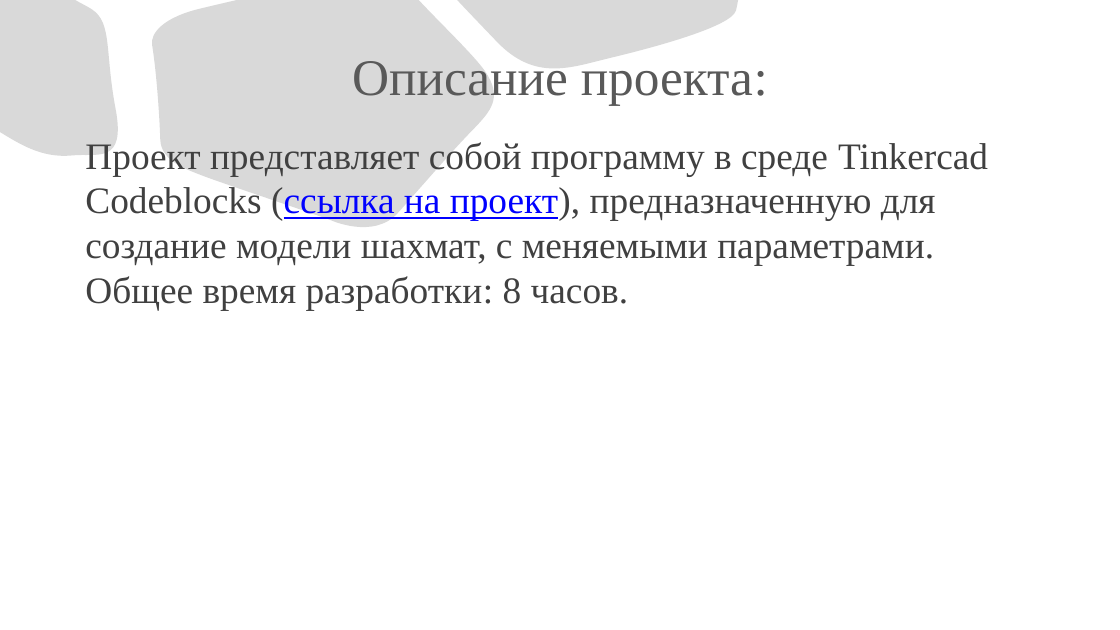
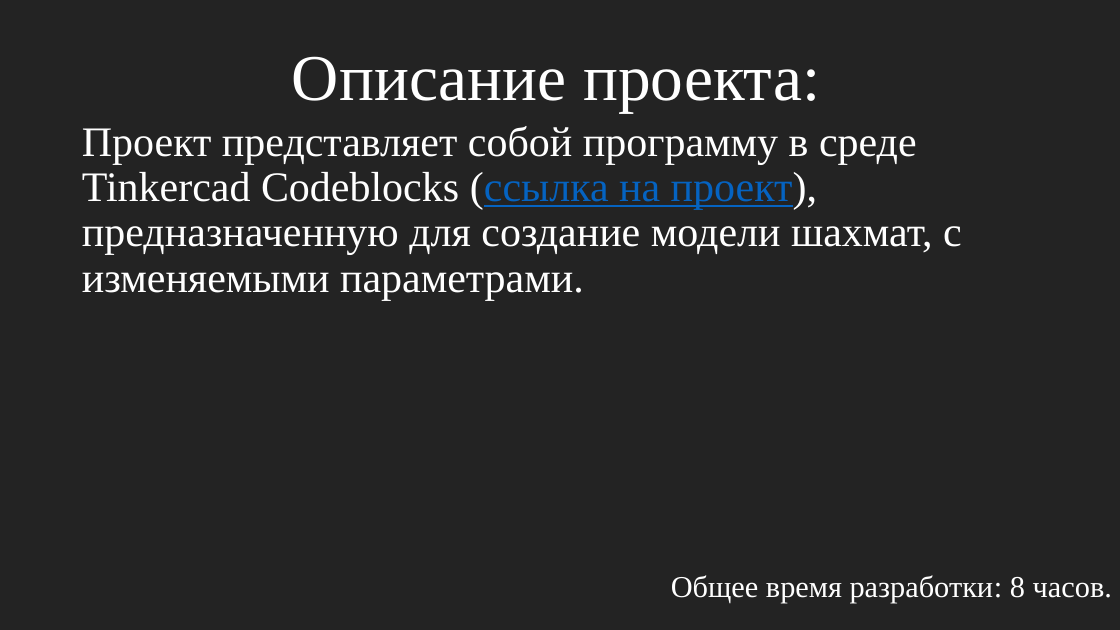
Before and after one commit to KuzovlevAnton/photos, a slide deck: slide 2 of Кузовлев Антон Презентация Шахматы.pptx. Drawn at 1120x630 pixels with LibreOffice and Linux fonts; fonts in the diff are those of the drawing; background and template pictures are left out; a plain dark background stands for a picture behind light text. Boxes give left, top, right and bottom in pixels: in the first picture for what was removed or moved away, otherwise in the second. Text is boxed around its words. In the diff, an @@ line names an element or a change of style, - is before the commit and + after.

```diff
--- a/Кузовлев Антон Презентация Шахматы.pptx
+++ b/Кузовлев Антон Презентация Шахматы.pptx
@@ background #FFFFFF to picture (left out) @@
@@ freeform shape removed at (0, 0, 126, 166) @@
@@ rectangle added at (0, 0, 1120, 630), fill #0D0D0D at 25% opacity, outline #43739E 1 pt @@
@@ title "Описание проекта:" at (292, 56, 821, 112): size 44 to 56 pt, text colour #595959 to #FFFFFF; line spacing 1 to 0.9 @@
@@ freeform shape removed at (150, 0, 503, 239) @@
@@ freeform shape removed at (457, 0, 738, 82) @@
@@ text at (82, 126, 962, 300): text changed; size 32 to 36 pt; text colour #404040 to #FFFFFF @@
-Проект представляет собой программу в среде Tinkercad Codeblocks (ссылка на проект), предназначенную для создание модели шахмат, с меняемыми параметрами.
-Общее время разработки: 8 часов.
+Проект представляет собой программу в среде Tinkercad Codeblocks (ссылка на проект), предназначенную для создание модели шахмат, с изменяемыми параметрами.
@@ text added at (671, 575, 1112, 603), 26 pt, text #FFFFFF @@
+Общее время разработки: 8 часов.
```
Also in this commit, not shown: 10 other slides changed, 1 slide added, 1 slide removed.
